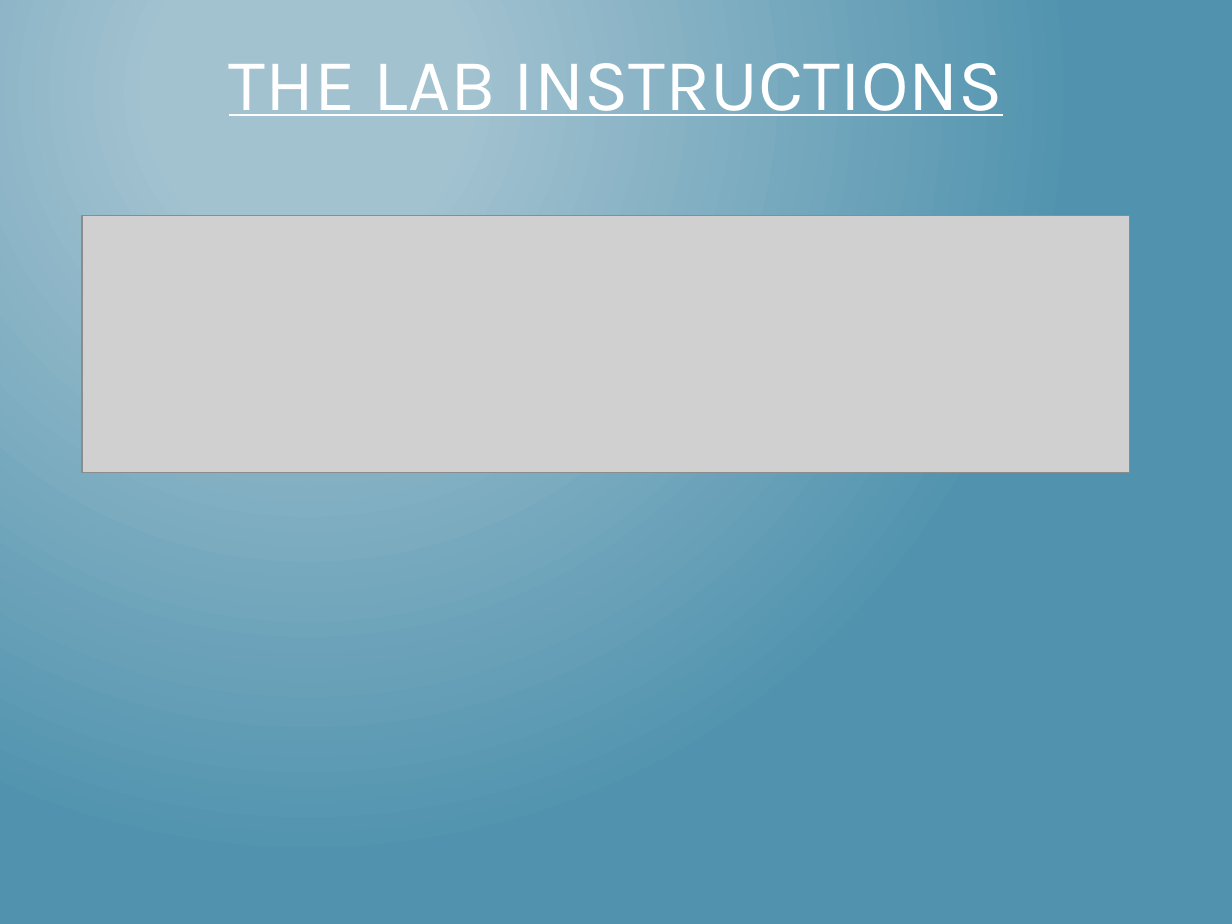
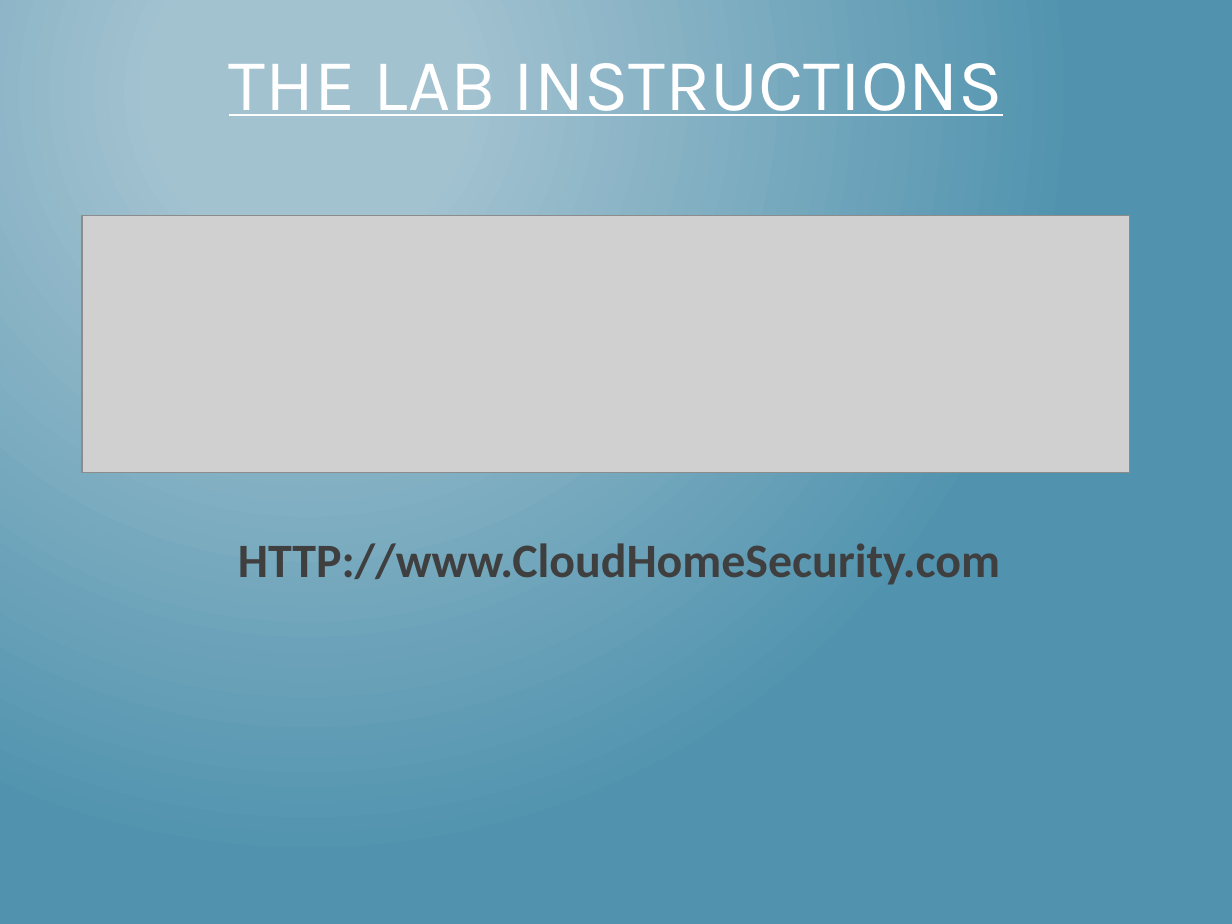
Before and after one commit to mlinnen/CloudHomeSecurity, a slide deck: slide 11 of docs/InternetOfThings_Part2.pptx. Drawn at 1232x924 pixels with LibreOffice and Linux fonts; fonts in the diff are those of the drawing; grey boxes stand for pictures. Boxes give left, top, right and bottom in pixels: in the first picture for what was removed or moved away, otherwise in the second. Text is boxed around its words. In the diff, an @@ line names an element or a change of style, - is before the commit and + after.

```diff
--- a/docs/InternetOfThings_Part2.pptx
+++ b/docs/InternetOfThings_Part2.pptx
@@ text added at [238, 543, 1000, 585], 28 pt, text #3F3F3F, bold @@
+HTTP://www.CloudHomeSecurity.com
```
Also in this commit, not shown: 3 other slides changed.
